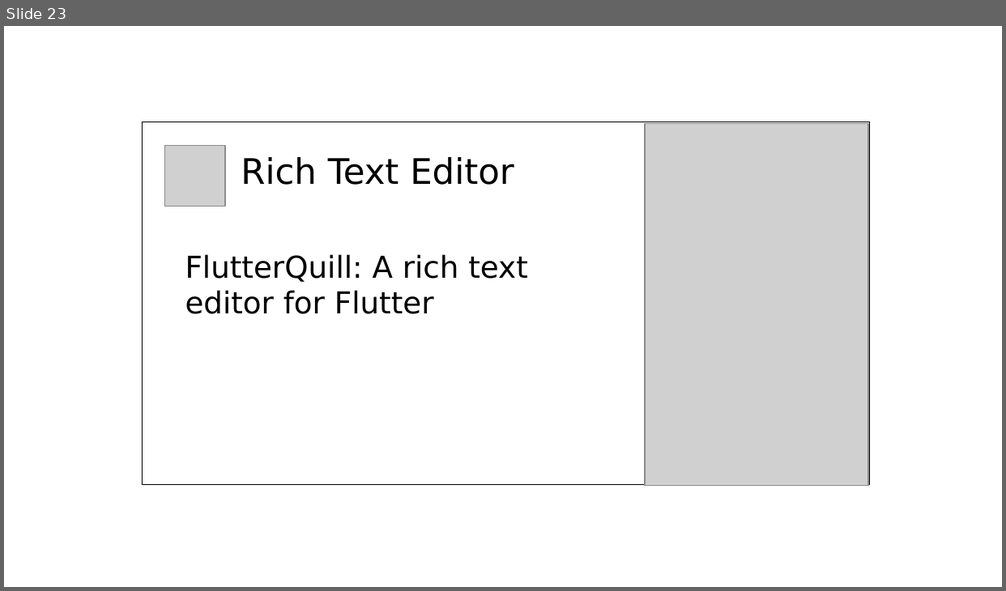
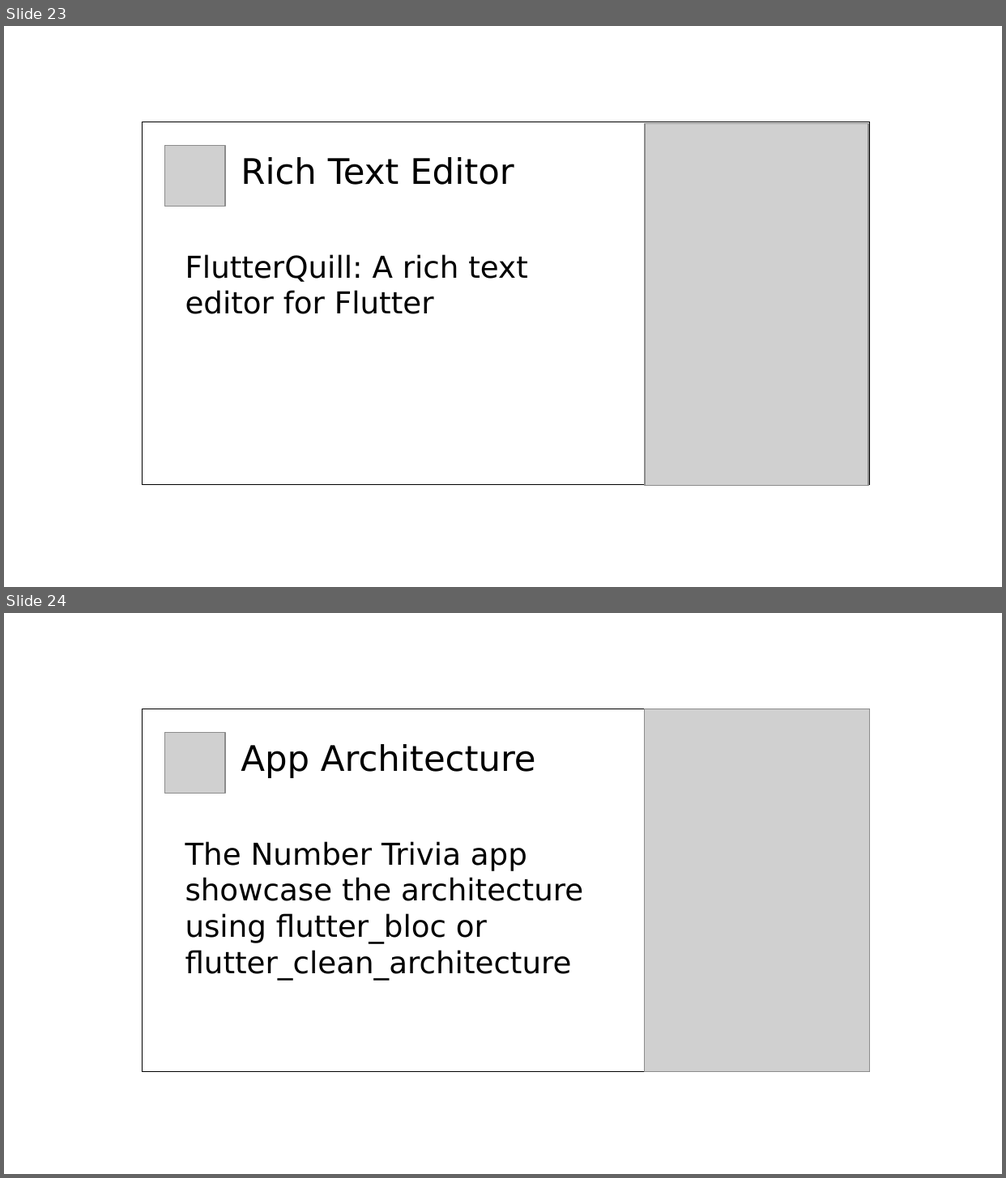
Before and after one commit to limcheekin/fluwix, a slide deck: doc/post-heading-design.odp. Shown one above the other, each under a label of ours: slide 23 before the commit, slides 23 and 24 after it. The pictures are 1006x591 and 1006x1178 pixels, drawn with LibreOffice and Linux fonts; fonts in the diff are those of the drawing; grey boxes stand for pictures. Boxes give left, top, right and bottom in pixels: in the first picture for what was removed or moved away, otherwise in the second. Text is boxed around its words. In the diff, an @@ line names an element or a change of style, - is before the commit and + after.

Commit message:
docs: added post heading design for app architecture

```diff
--- a/doc/post-heading-design.odp
+++ b/doc/post-heading-design.odp
@@ slide 24 added at (x1=4, y1=613, x2=1002, y2=1174), background #FFFFFF @@
@@ rectangle added at (x1=143, y1=709, x2=870, y2=1072), outline #000000 0 pt @@
@@ picture added at (x1=644, y1=709, x2=870, y2=1072) @@
@@ picture added at (x1=165, y1=733, x2=226, y2=793) @@
@@ text added at (x1=185, y1=744, x2=583, y2=980), 24 pt, text #000000 @@
+App Architecture
+The Number Trivia app showcase the architecture using flutter_bloc or flutter_clean_architecture
```
